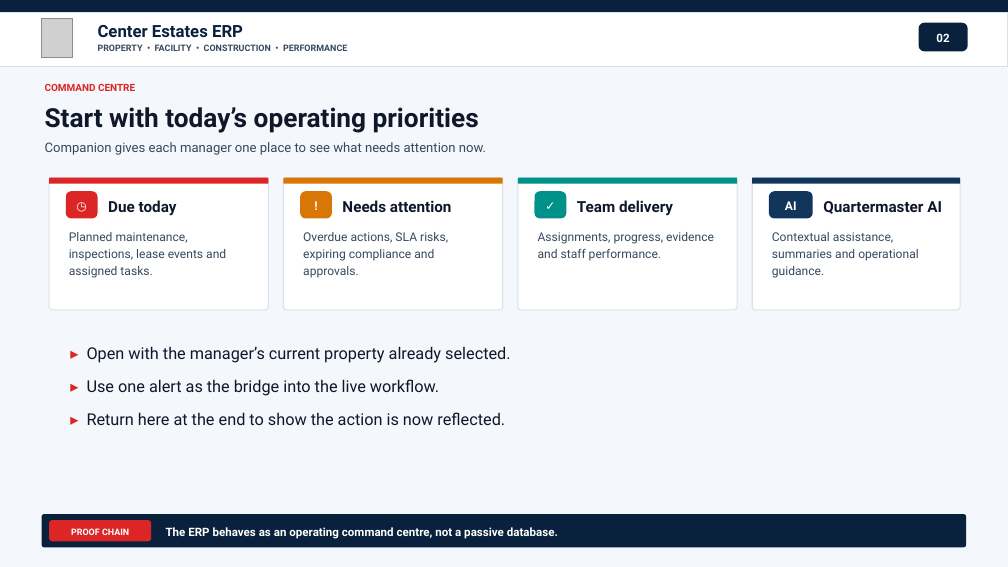
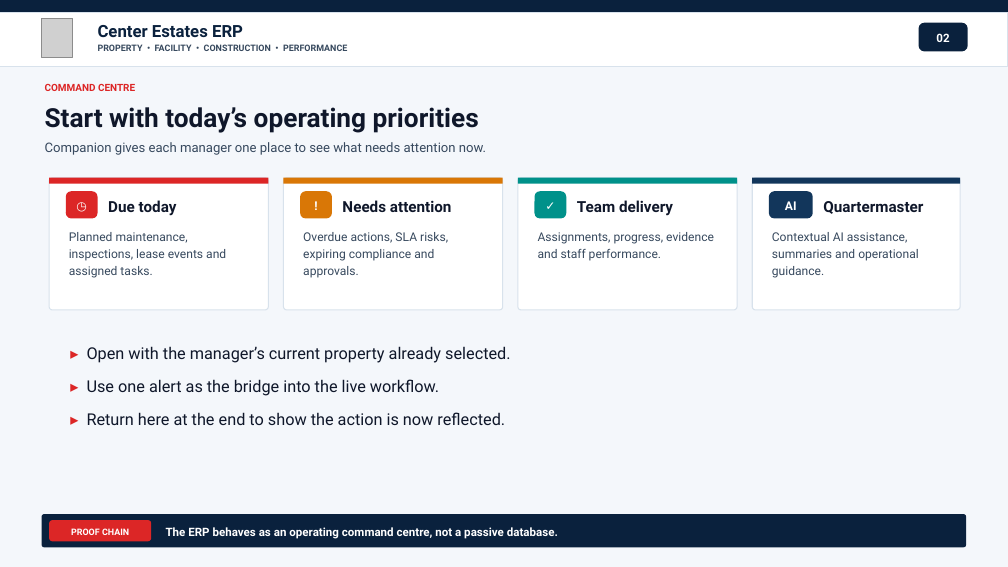
Before and after one commit to samnmbuguah/Center_Estates, a slide deck: slide 3 of docs/presentations/CeEst_ERP_Live_Demo_Presentation.pptx. Drawn at 1008x567 pixels with LibreOffice and Linux fonts; fonts in the diff are those of the drawing; grey boxes stand for pictures. Boxes give left, top, right and bottom in pixels: in the first picture for what was removed or moved away, otherwise in the second. Text is boxed around its words. In the diff, an @@ line names an element or a change of style, - is before the commit and + after.

```diff
--- a/docs/presentations/CeEst_ERP_Live_Demo_Presentation.pptx
+++ b/docs/presentations/CeEst_ERP_Live_Demo_Presentation.pptx
@@ text at (823, 201, 923, 214): text changed @@
-Quartermaster AI
+Quartermaster
@@ text at (772, 232, 919, 278): text changed @@
-Contextual assistance, summaries and operational guidance.
+Contextual AI assistance, summaries and operational guidance.
```
Also in this commit, not shown: 15 other files.
